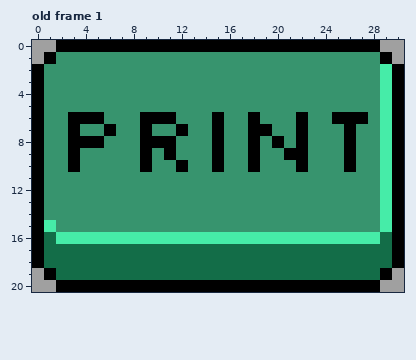
Pixel-art file -- Assets/Sprites/button_accept.ase. This is how it looked before the edit.
31x21 pixels, 1 frame. Colours within 5 levels of each other are drawn and written as one. Shown: old frame 1. The commit also changed other frames, which this record leaves out.
After the commit:
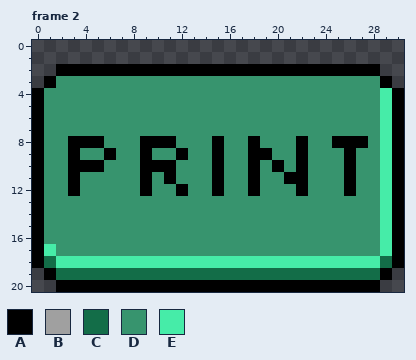
Palette (. is transparent): A #000000  B #a0a0a0  C #136d48  D #37946e  E #46eca8
A new or re-ordered frame is compared with the old frame closest to it.
The exact change:
frames 1 -> 2
--- frame 2 is new; against old frame 1
@@ x 0..30 @@
- 0 BBAAAAAAAAAAAAAAAAAAAAAAAAAAABB
- 1 BADDDDDDDDDDDDDDDDDDDDDDDDDDDAB
- 2 ADDDDDDDDDDDDDDDDDDDDDDDDDDDDEA
- 3 ADDDDDDDDDDDDDDDDDDDDDDDDDDDDEA
+ 0 ...............................
+ 1 ...............................
+ 2 ..AAAAAAAAAAAAAAAAAAAAAAAAAAA..
+ 3 .ADDDDDDDDDDDDDDDDDDDDDDDDDDDA.
  4 ADDDDDDDDDDDDDDDDDDDDDDDDDDDDEA
  5 ADDDDDDDDDDDDDDDDDDDDDDDDDDDDEA
- 6 ADDAAADDDAAADDDADDADDDADDAAADEA
- 7 ADDADDADDADDADDADDAADDADDDADDEA
- 8 ADDAAADDDAAADDDADDADADADDDADDEA
- 9 ADDADDDDDADADDDADDADDAADDDADDEA
-10 ADDADDDDDADDADDADDADDDADDDADDEA
-11 ADDDDDDDDDDDDDDDDDDDDDDDDDDDDEA
-12 ADDDDDDDDDDDDDDDDDDDDDDDDDDDDEA
+ 6 ADDDDDDDDDDDDDDDDDDDDDDDDDDDDEA
+ 7 ADDDDDDDDDDDDDDDDDDDDDDDDDDDDEA
+ 8 ADDAAADDDAAADDDADDADDDADDAAADEA
+ 9 ADDADDADDADDADDADDAADDADDDADDEA
+10 ADDAAADDDAAADDDADDADADADDDADDEA
+11 ADDADDDDDADADDDADDADDAADDDADDEA
+12 ADDADDDDDADDADDADDADDDADDDADDEA
 13 ADDDDDDDDDDDDDDDDDDDDDDDDDDDDEA
 14 ADDDDDDDDDDDDDDDDDDDDDDDDDDDDEA
-15 AEDDDDDDDDDDDDDDDDDDDDDDDDDDDEA
-16 ACEEEEEEEEEEEEEEEEEEEEEEEEEEECA
-17 ACCCCCCCCCCCCCCCCCCCCCCCCCCCCCA
-18 ACCCCCCCCCCCCCCCCCCCCCCCCCCCCCA
-19 BACCCCCCCCCCCCCCCCCCCCCCCCCCCAB
-20 BBAAAAAAAAAAAAAAAAAAAAAAAAAAABB
+15 ADDDDDDDDDDDDDDDDDDDDDDDDDDDDEA
+16 ADDDDDDDDDDDDDDDDDDDDDDDDDDDDEA
+17 AEDDDDDDDDDDDDDDDDDDDDDDDDDDDEA
+18 ACEEEEEEEEEEEEEEEEEEEEEEEEEEECA
+19 .ACCCCCCCCCCCCCCCCCCCCCCCCCCCA.
+20 ..AAAAAAAAAAAAAAAAAAAAAAAAAAA..
Changed places in both pictures, as pixel boxes (x1, y1, x2, y2):
changed: (32, 40, 404, 292)
